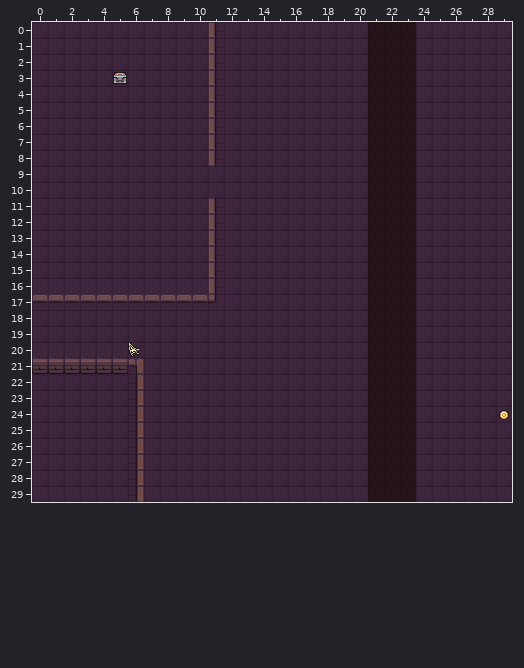
Two states of a Tiled map (JSON), src/assets/map/map.json. This is how it looked before the edit.
Cells are 16x16 px. Shown: x 0..29, y 0..29. Tiles whose own drawing changed are shown in their newer look in all pictures.
New version:
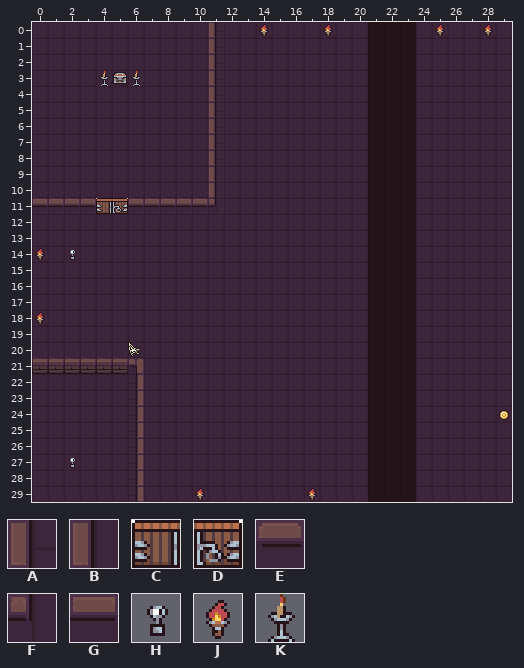
Key: from "spritesheet": A 15, B 35, C 36, D 37, E 41, F 45, G 51, H 76, J 90, K 93.
_ is an empty cell.
Tiles of an added or newly shown layer are drawn over the layers below it.
Diff:
Layer "Obstacles":
Tile B is added in rows 9 to 10 at x 11.
Tile F replaces tile A in row 11 at x 11.
Tile G is added in row 11 at x 0 to 3 and 6 to 10.
Tile H is added in row 14 at x 2; in row 27 at x 2.
Tile A is gone in rows 12 to 16 at x 11.
Tile E is gone in row 17 at x 0 to 10.
Tile F is gone in row 17 at x 11.
Layer "Visual_torches" (added):
Tile J is added in row 0 at x 14, 18, 25 and 28; in row 14 at x 0; in row 18 at x 0; in row 29 at x 10 and 17.
Tile K is added in row 3 at x 4 and 6.
Layer "Door_Alavanca" (added):
Tile C is added in row 11 at x 4.
Tile D is added in row 11 at x 5.
